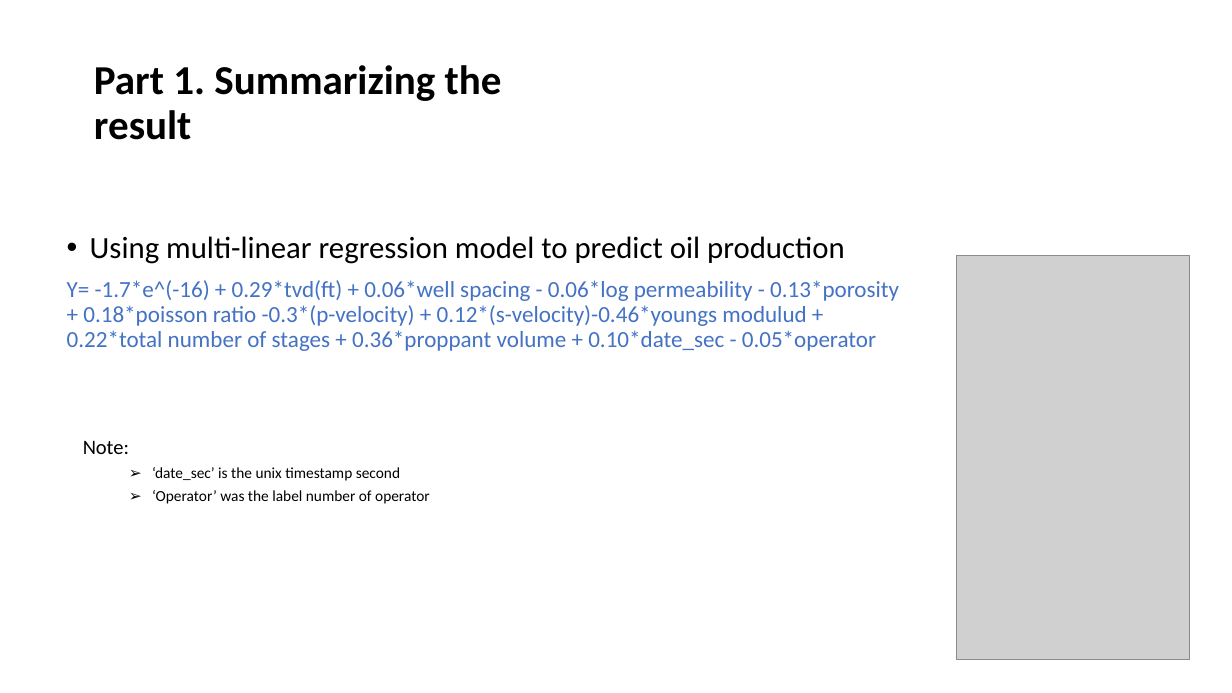
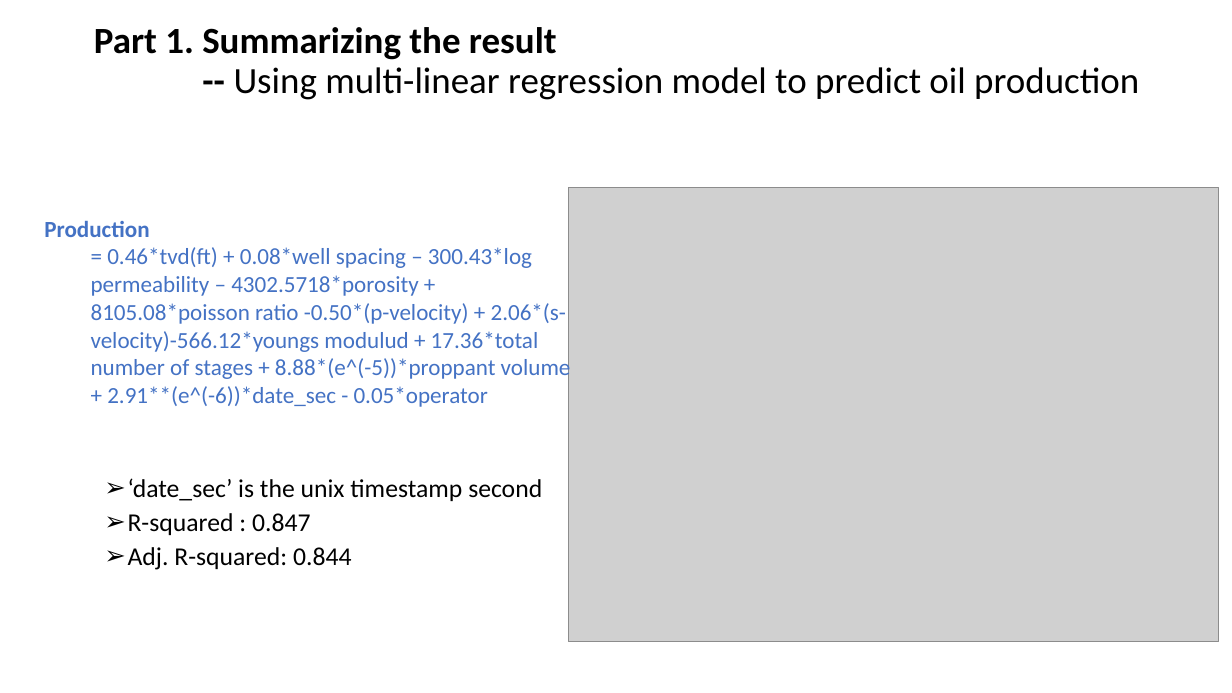
Before and after one commit to xudaiyanzi/oil_production, a slide deck: slide 3 of YanXu_Prediction of oil production.pptx. Drawn at 1232x693 pixels with LibreOffice and Linux fonts; fonts in the diff are those of the drawing; grey boxes stand for pictures. Boxes give left, top, right and bottom in pixels: in the first picture for what was removed or moved away, otherwise in the second. Text is boxed around its words. In the diff, an @@ line names an element or a change of style, - is before the commit and + after.

```diff
--- a/YanXu_Prediction of oil production.pptx
+++ b/YanXu_Prediction of oil production.pptx
@@ title at (x1=94, y1=27, x2=1139, y2=100): text changed; size 32 to 28.8 pt; bold off @@
-Part 1. Summarizing the result
+Part 1. Summarizing the result
+-- Using multi-linear regression model to predict oil production
@@ picture added at (x1=568, y1=188, x2=1219, y2=642) @@
@@ text added at (x1=44, y1=221, x2=571, y2=407), 18 pt, text #4472C4 @@
+Production
+  = 0.46*tvd(ft) + 0.08*well spacing – 300.43*log permeability – 4302.5718*porosity + 8105.08*poisson ratio -0.50*(p-velocity) + 2.06*(s-velocity)-566.12*youngs modulud + 17.36*total number of stages + 8.88*(e^(-5))*proppant volume + 2.91**(e^(-6))*date_sec - 0.05*operator
@@ text removed at (x1=67, y1=236, x2=899, y2=351) @@
-• Using multi-linear regression model to predict oil production
-Y= -1.7*e^(-16) + 0.29*tvd(ft) + 0.06*well spacing - 0.06*log permeability - 0.13*porosity + 0.18*poisson ratio -0.3*(p-velocity) + 0.12*(s-velocity)-0.46*youngs modulud + 0.22*total number of stages + 0.36*proppant volume + 0.10*date_sec - 0.05*operator
@@ picture removed at (x1=957, y1=256, x2=1190, y2=660) @@
@@ text at (x1=83, y1=441, x2=129, y2=454): paragraph removed @@
-Note:
@@ text "‘date_sec’ is the unix timestamp ..." moved from (x1=83, y1=441, x2=430, y2=504) to (x1=128, y1=478, x2=542, y2=570) @@
@@ text at (x1=128, y1=478, x2=542, y2=501): size 12 to 20 pt in "‘date_sec’ is the unix timestamp second" @@
@@ text at (x1=128, y1=513, x2=352, y2=570): text changed; size 12 to 20 pt @@
-  ➢ ‘Operator’ was the label number of operator
+  ➢ R-squared : 0.847
+  ➢ Adj. R-squared: 0.844
```
Also in this commit, not shown: 5 other slides changed, 3 slides added, 1 slide removed, 8 other files.
